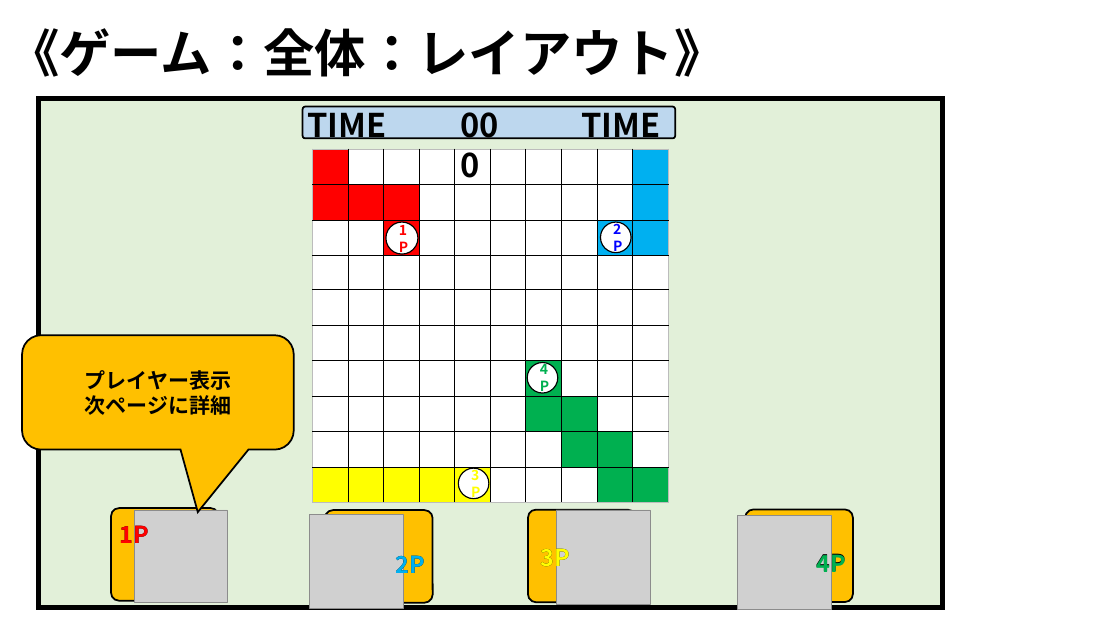
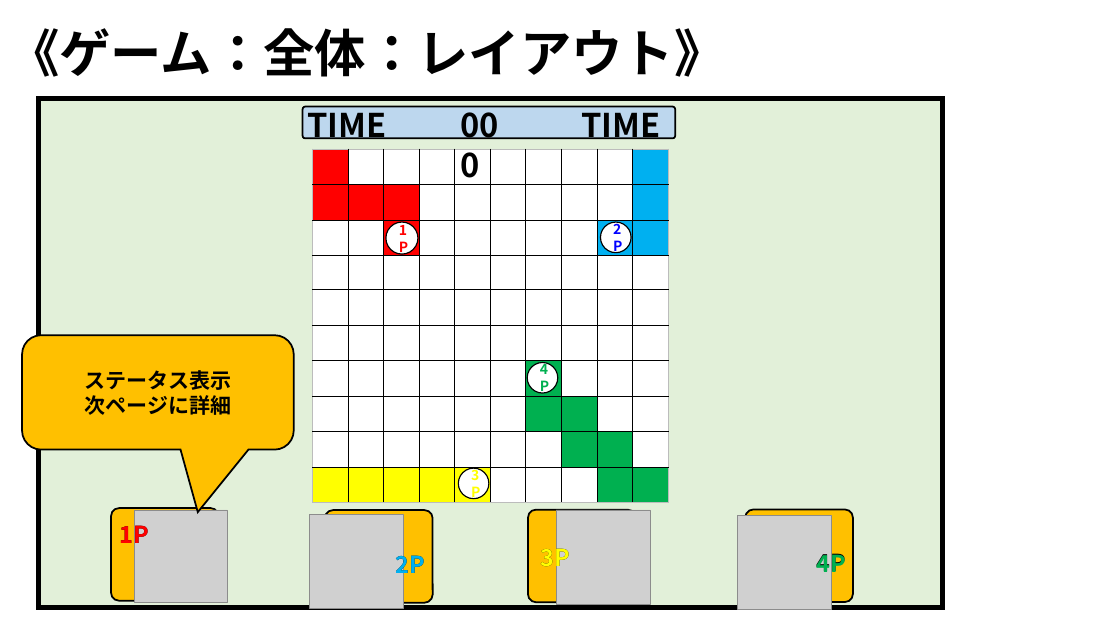
Before and after one commit to ARITA-MEIGEN/C-Team001, a slide deck: slide 18 of data/GS3_チーム2_仕様書.pptx (slide 14 before the commit). Drawn at 1120x630 pixels with LibreOffice and Linux fonts; fonts in the diff are those of the drawing; grey boxes stand for pictures; background and template pictures are left out. Boxes give left, top, right and bottom in pixels: in the first picture for what was removed or moved away, otherwise in the second. Text is boxed around its words. In the diff, an @@ line names an element or a change of style, - is before the commit and + after.

```diff
--- a/data/GS3_チーム2_仕様書.pptx
+++ b/data/GS3_チーム2_仕様書.pptx
@@ text in rounded speech box at (84, 370, 231, 390): text changed @@
-プレイヤー表示
+ステータス表示
```
Also in this commit, not shown: 2 other slides changed, 6 slides added.
